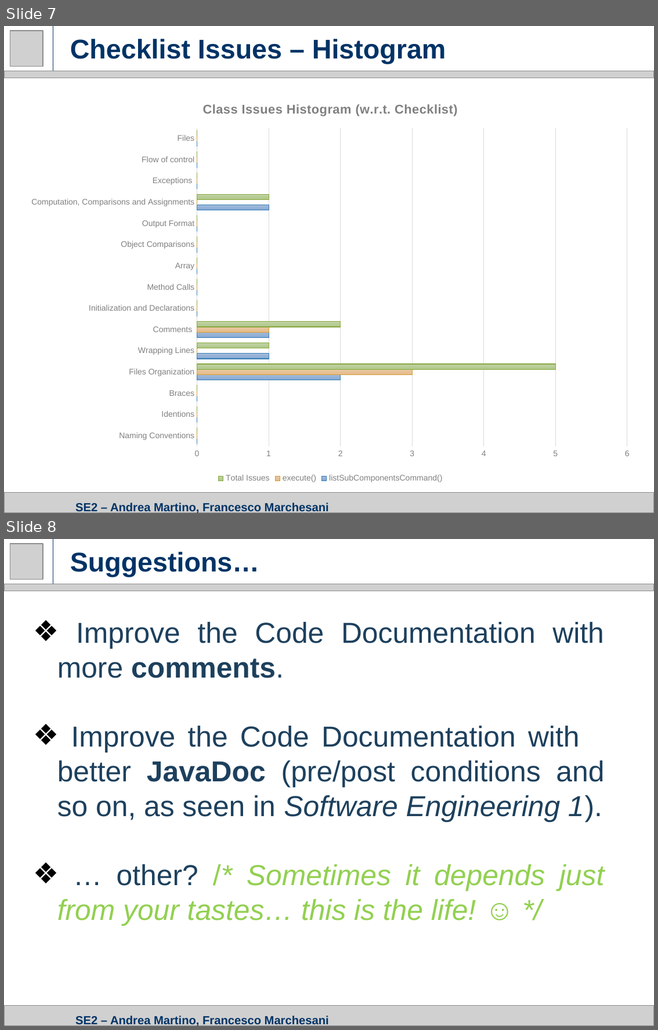
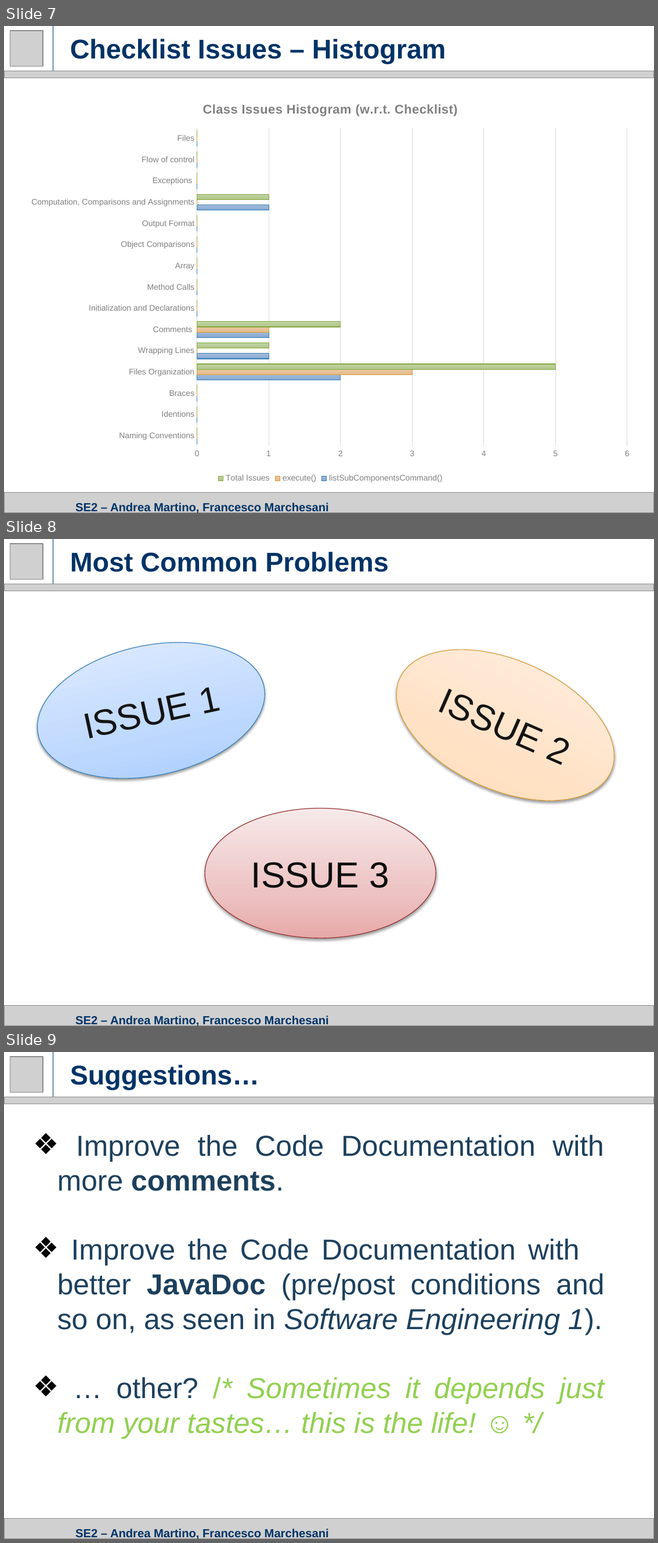
Before and after one commit to amandreamartino/se2-amfm, a slide deck: Presentations/3. CID Presentation.pptx. Shown one above the other, each under a label of ours: slides 7 and 8 before the commit, slides 7, 8 and 9 after it. The pictures are 658x1030 and 658x1543 pixels, drawn with LibreOffice and Linux fonts; fonts in the diff are those of the drawing; grey boxes stand for pictures. Boxes give left, top, right and bottom in pixels: in the first picture for what was removed or moved away, otherwise in the second. Text is boxed around its words. In the diff, an @@ line names an element or a change of style, - is before the commit and + after.

```diff
--- a/Presentations/3. CID Presentation.pptx
+++ b/Presentations/3. CID Presentation.pptx
@@ slide 8 added at (4,539,654,1026), background #FFFFFF @@
@@ picture added at (10,544,43,579) @@
@@ line added from (53, 584) to (53, 539), #003366 0.75 pt @@
@@ title added at (70,552,388,572), 30 pt, text #003366, bold @@
+Most Common Problems
@@ picture added at (4,584,654,591) @@
@@ ellipse added at (25,623,278,798), fill gradient #A0C8FF to #BCD7FF to #E5F0FF, outline #367EB9 0.75 pt, 40 pt, text #141414 @@
+ISSUE 1
@@ ellipse added at (373,620,637,831), fill gradient #FFD6AD to #FFE1C5 to #FFF3E9, outline #D79D34 0.75 pt, 40 pt, text #141414 @@
+ISSUE 2
@@ ellipse added at (205,809,436,939), fill gradient #E8AAAA to #EDC4C4 to #F9E8E8, outline #952F30 0.75 pt, 40 pt, text #0D0D0D @@
+ISSUE 3
@@ picture added at (4,1006,654,1026) @@
@@ title added at (75,1016,329,1026), 13 pt, text #003366, bold @@
+SE2 – Andrea Martino, Francesco Marchesani
@@ what was slide 8 is now slide 9 @@
```
Also in this commit, not shown: 1 slide changed.
